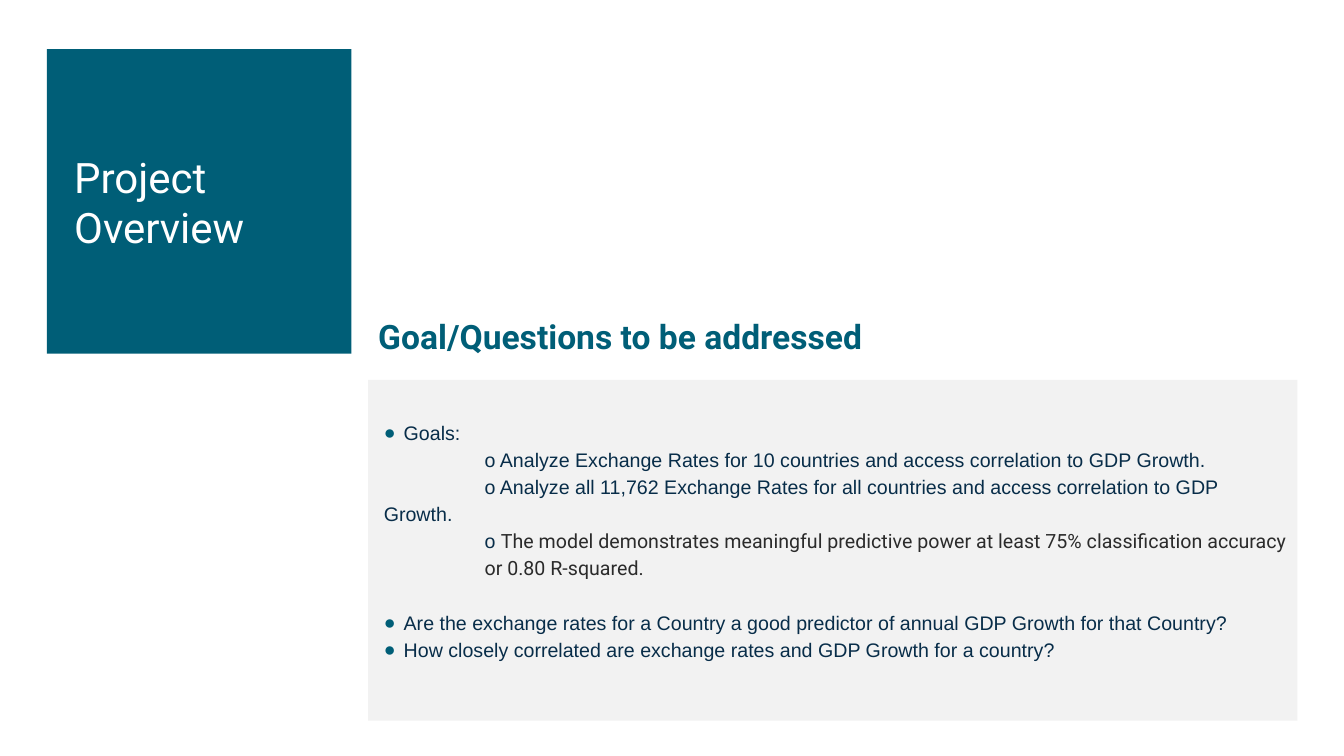
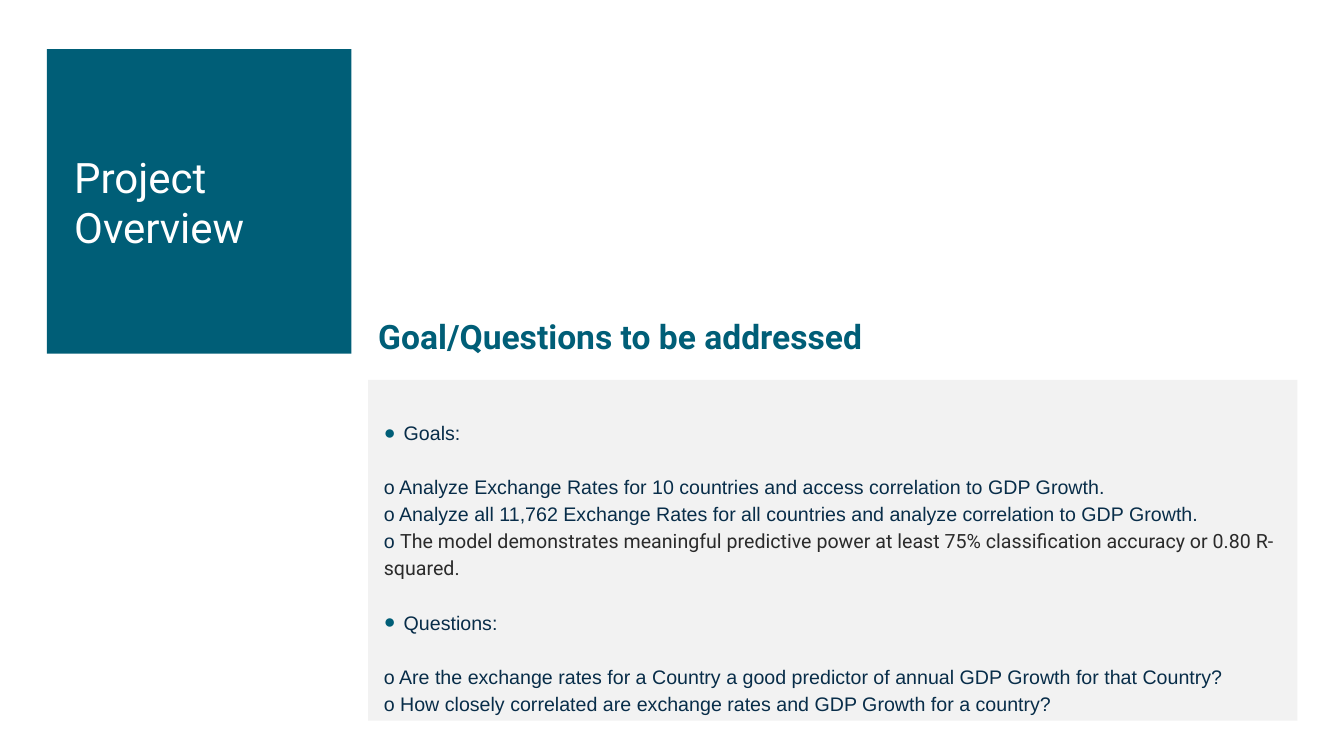
Before and after one commit to tbrown14611/Project_2, a slide deck: slide 3 of Team_3_AI_Bootcamp_Project_2.pptx. Drawn at 1344x756 pixels with LibreOffice and Linux fonts; fonts in the diff are those of the drawing. Boxes give left, top, right and bottom in pixels: in the first picture for what was removed or moved away, otherwise in the second. Text is boxed around its words. In the diff, an @@ line names an element or a change of style, - is before the commit and + after.

```diff
--- a/Team_3_AI_Bootcamp_Project_2.pptx
+++ b/Team_3_AI_Bootcamp_Project_2.pptx
@@ text at (384, 479, 1274, 579): list level 4 to 2 in "o Analyze Exchange Rates for ..."; list level 4 to 2 in "o The model demonstrates meaningful ..." @@
@@ text at (384, 506, 1198, 525): text changed @@
-      o Analyze all 11,762 Exchange Rates for all countries and access correlation to GDP Growth.
+  o Analyze all 11,762 Exchange Rates for all countries and analyze correlation to GDP Growth.
@@ text at (384, 615, 1223, 715): text changed @@
-● Are the exchange rates for a Country a good predictor of annual GDP Growth for that Country?
-● How closely correlated are exchange rates and GDP Growth for a country?
+● Questions:
+                o Are the exchange rates for a Country a good predictor of annual GDP Growth for that Country?
+              o How closely correlated are exchange rates and GDP Growth for a country?
```
Also in this commit, not shown: 1 other slide changed, 1 slide added.
